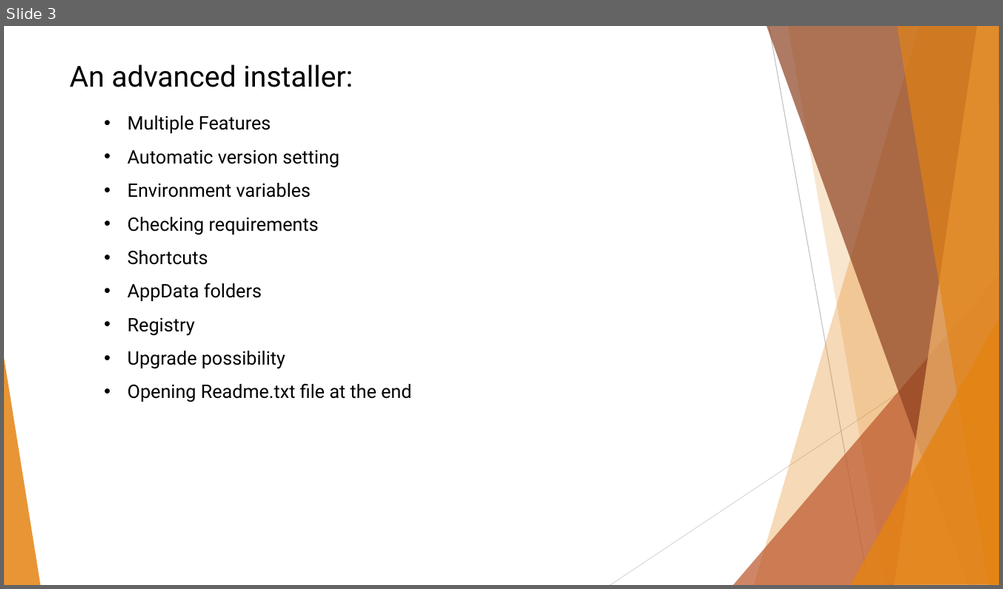
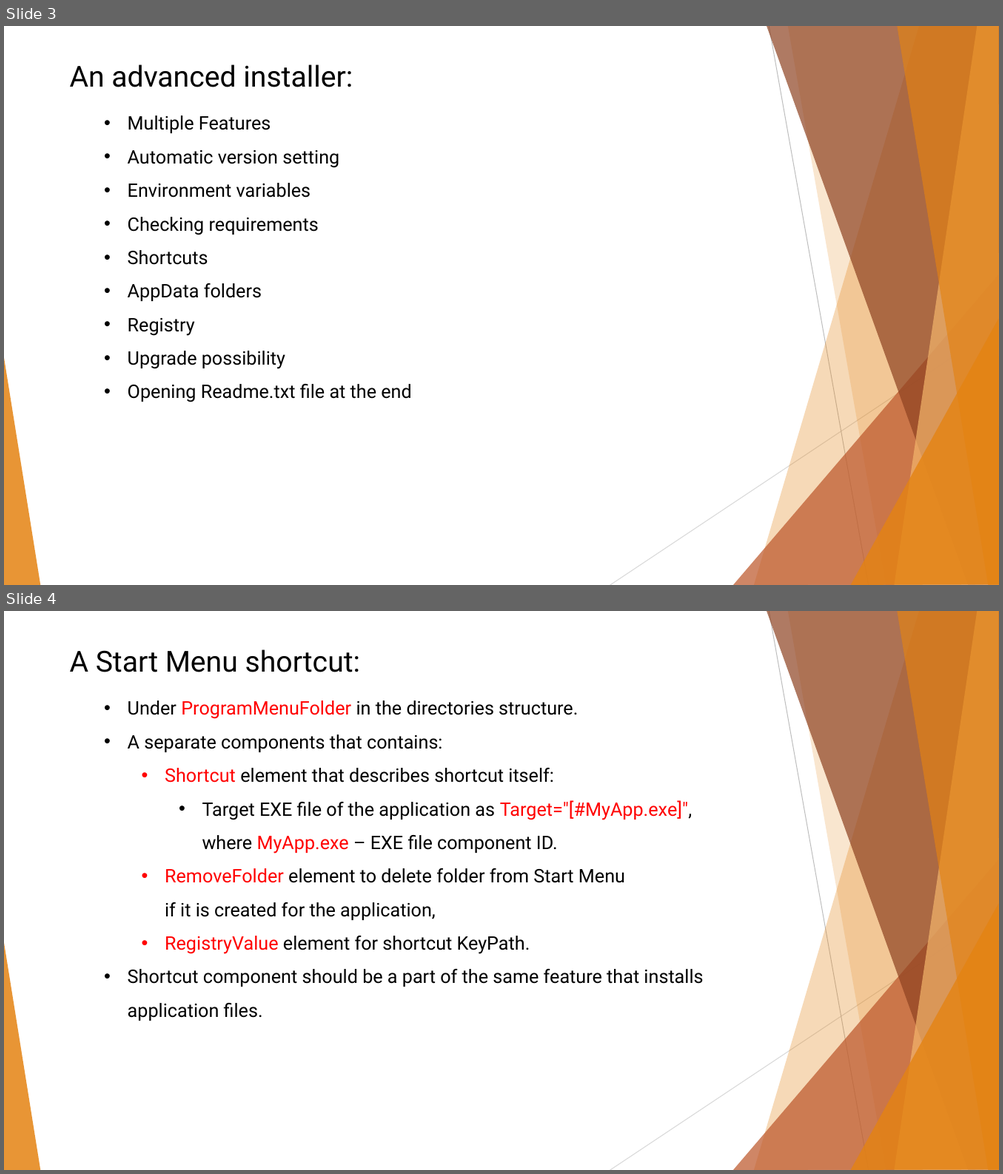
Before and after one commit to BinaryStudioAcademy/WixGettingStartedCourse, a slide deck: Part 2/WiX Part 2.pptx. Shown one above the other, each under a label of ours: slide 3 before the commit, slides 3 and 4 after it. The pictures are 1003x589 and 1003x1174 pixels, drawn with LibreOffice and Linux fonts; fonts in the diff are those of the drawing. Boxes give left, top, right and bottom in pixels: in the first picture for what was removed or moved away, otherwise in the second. Text is boxed around its words. In the diff, an @@ line names an element or a change of style, - is before the commit and + after.

Commit message:
Added slide about shortcuts.

```diff
--- a/Part 2/WiX Part 2.pptx
+++ b/Part 2/WiX Part 2.pptx
@@ slide 4 added at [4, 611, 999, 1170], background #FFFFFF; not listed: 10 template elements that a slide beside it also shows @@
@@ text added at [70, 649, 360, 672], 28 pt, text #000000 @@
+A Start Menu shortcut:
@@ text added at [128, 701, 703, 1021], 18 pt, text #000000 @@
+• Under ProgramMenuFolder in the directories structure.
+• A separate components that contains:
+  • Shortcut element that describes shortcut itself:
+    • Target EXE file of the application as Target="[#MyApp.exe]",
+      where MyApp.exe – EXE file component ID.
+  • RemoveFolder element to delete folder from Start Menu
+    if it is created for the application,
+  • RegistryValue element for shortcut KeyPath.
+• Shortcut component should be a part of the same feature that installs
+  application files.
```
